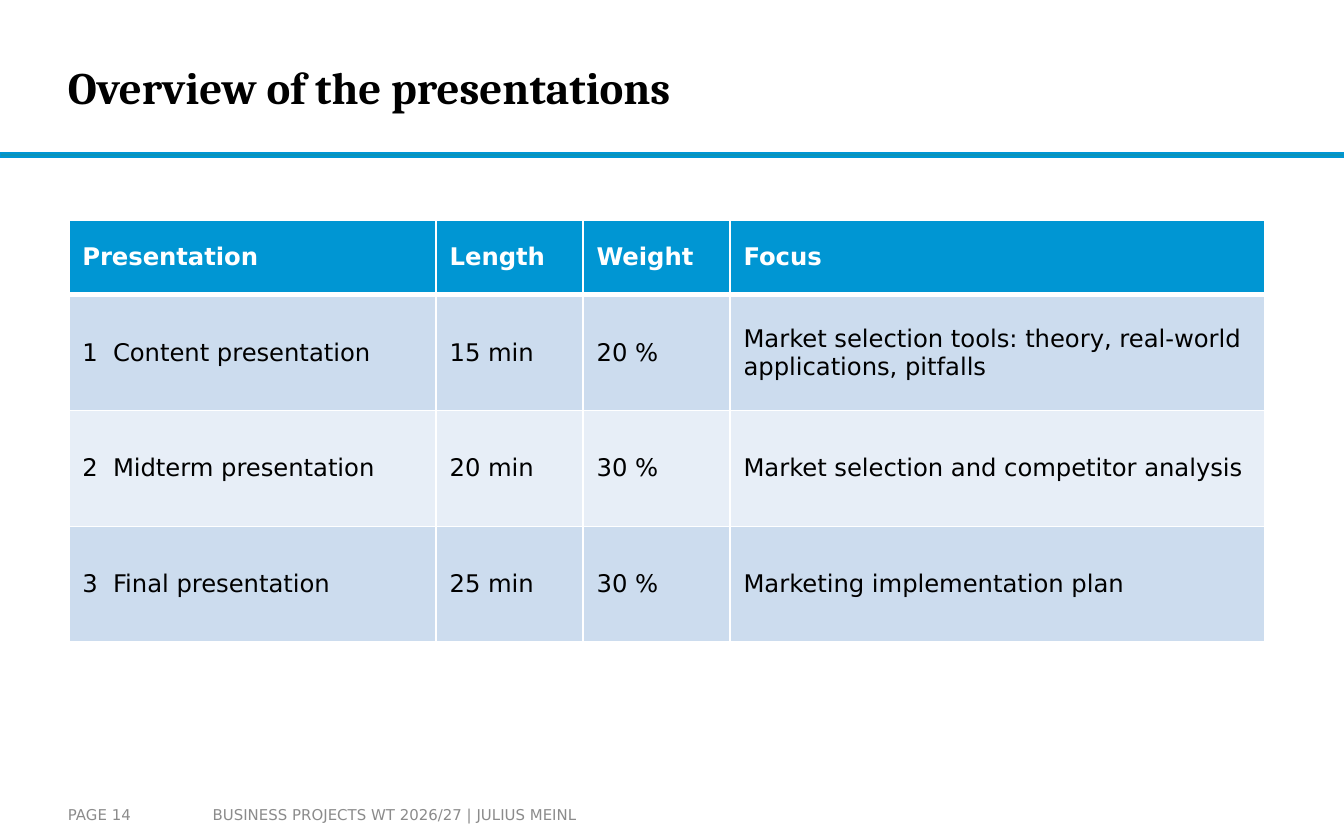
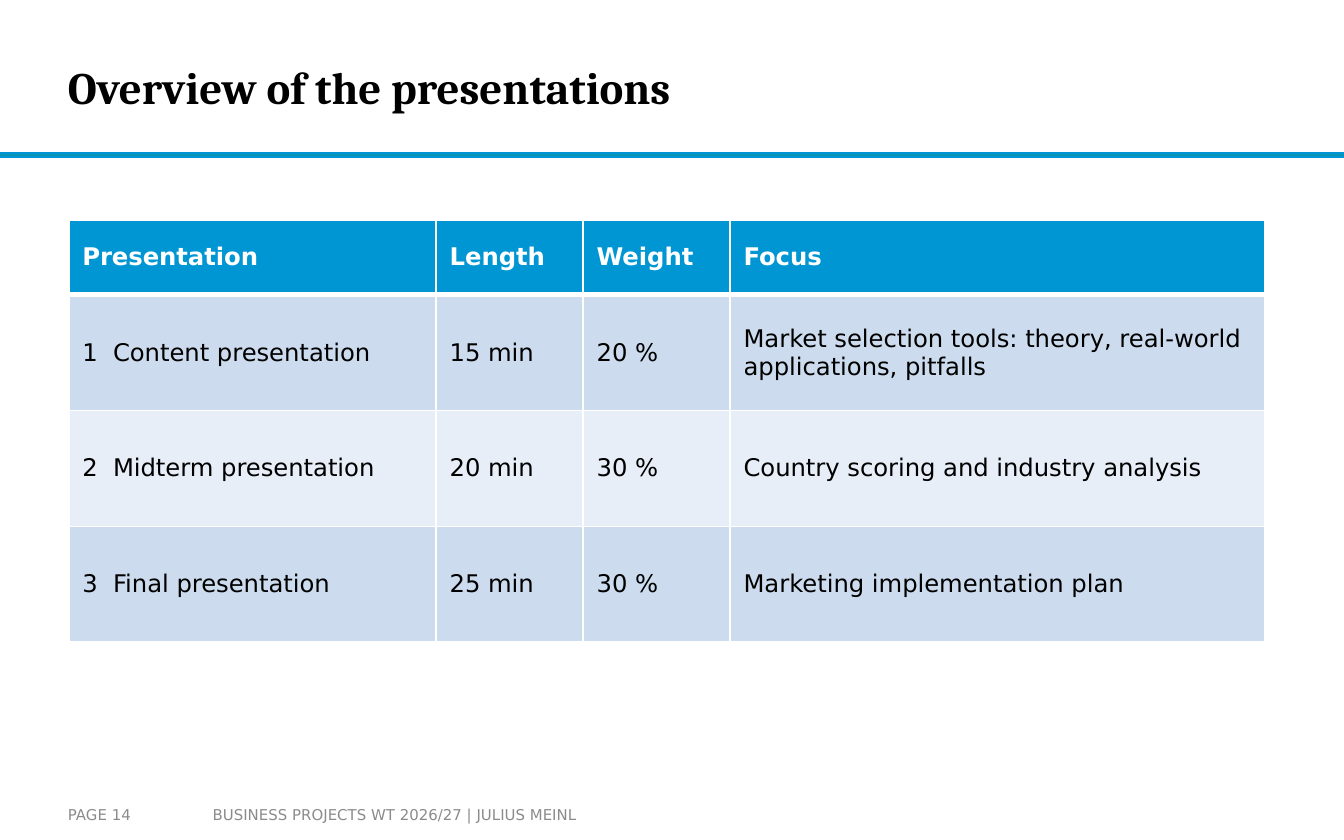
Before and after one commit to arnefloh-wu/ib-business-projects, a slide deck: slide 14 of WT26-27/Business Projects WT26-27 Slides.pptx. Drawn at 1344x840 pixels with LibreOffice and Linux fonts; fonts in the diff are those of the drawing; background and template pictures are left out. Boxes give left, top, right and bottom in pixels: in the first picture for what was removed or moved away, otherwise in the second. Text is boxed around its words. In the diff, an @@ line names an element or a change of style, - is before the commit and + after.

```diff
--- a/WT26-27/Business Projects WT26-27 Slides.pptx
+++ b/WT26-27/Business Projects WT26-27 Slides.pptx
@@ table at [69, 220, 1263, 642] @@
-row 3, column 4: Market selection and competitor analysis
+row 3, column 4: Country scoring and industry analysis
```
Also in this commit, not shown: 3 other slides changed, 5 other files.
